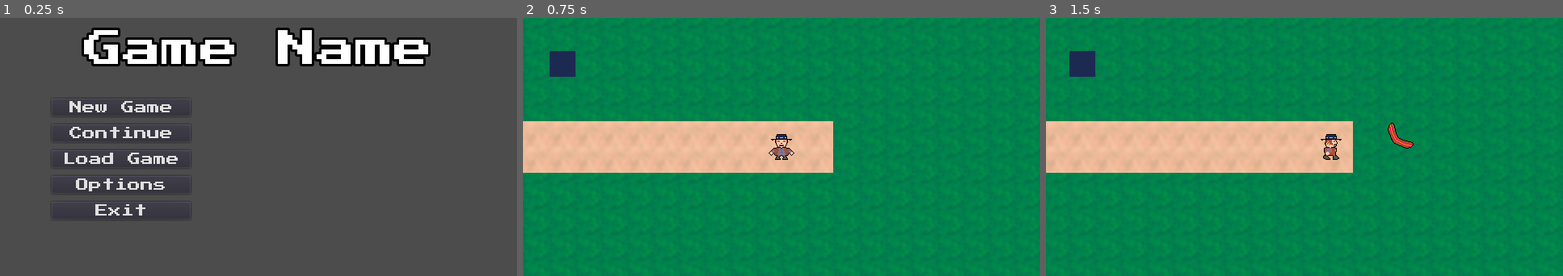
Above: before the commit, frames 1-3 (left to right).
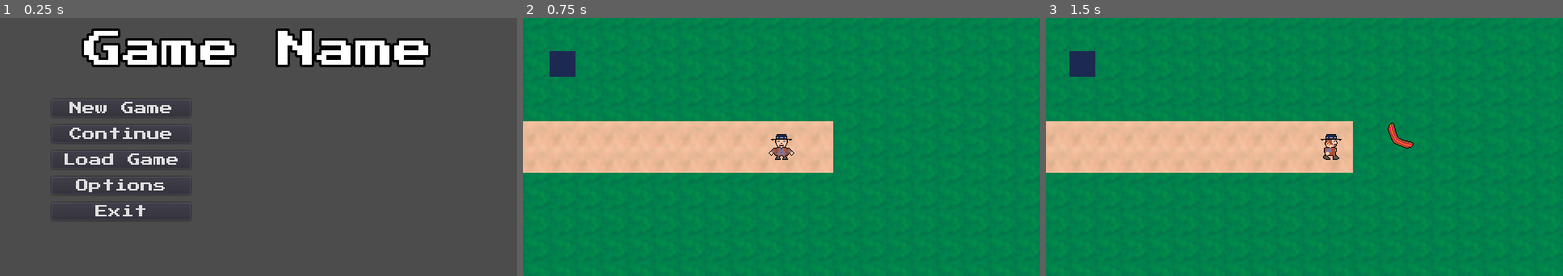
Above: after the commit, the same moments.

Repository: Beetron/2d-aussie-rpg
Game: Godot game, scene res://scene/Master.tscn
Same seed, same stepped clock (60 frames per second), same inputs: the game is played once before the commit and once after it.
Inputs (mouse positions are in pixels of both pictures, inside the frame that each line leads up to):
- Up to frame 1 (0.25 s): no input
- Up to frame 2 (0.75 s): click "New Game" at 0.5 s
- Up to frame 3 (1.5 s): tap Enter at 1.25 s; move the mouse to (1418, 134) at 1.27 s; press the mouse at (1418, 134) at 1.28 s; hold Right (ui_right) from 1.28 s (still down)

The runs differ from the first frame. In frame 1, 2.1% of the frame differs, in the area x 10-84%, y 3-77%; in frame 2, nothing differs; in frame 3, nothing differs.

Commit message:
Added basic pausing, organized some scripts & scenes

Diff:
--- a/project.godot
+++ b/project.godot
@@ -60,6 +60,11 @@
 "events": [ Object(InputEventMouseButton,"resource_local_to_scene":false,"resource_name":"","device":0,"alt":false,"shi …(212 unchanged characters)…
  ]
 }
+pause={
+"deadzone": 0.5,
+"events": [ Object(InputEventKey,"resource_local_to_scene":false,"resource_name":"","device":0,"alt":false,"shift":false,"control":false,"meta":false,"command":false,"pressed":false,"scancode":16777217,"unicode":0,"echo":false,"script":null)
+ ]
+}
 
 [layer_names]
 
--- a/scene/BossLevel.tscn
+++ b/scene/BossLevel.tscn
@@ -1,6 +1,7 @@
 [gd_scene load_steps=2 format=2]
 
-[ext_resource path="res://scene/TestLevel.tscn" type="PackedScene" id=1]
+[ext_resource path="res://scene/ProtoLevel.tscn" type="PackedScene" id=1]
+
 
 [node name="BossLevel" instance=ExtResource( 1 )]
 
--- a/scene/Enemy.tscn
+++ b/scene/Enemy.tscn
@@ -1,6 +1,6 @@
 [gd_scene load_steps=2 format=2]
 
-[ext_resource path="res://scene/Enemy.gd" type="Script" id=1]
+[ext_resource path="res://script/Enemy.gd" type="Script" id=1]
 
 [node name="Enemy" type="KinematicBody2D" groups=[
 "enemies",
--- a/scene/Explodetoad.gd
+++ /dev/null
@@ -1 +0,0 @@
-extends "res://scene/Enemy.gd"
--- a/scene/Explodetoad.tscn
+++ b/scene/Explodetoad.tscn
@@ -1,7 +1,7 @@
 [gd_scene load_steps=6 format=2]
 
 [ext_resource path="res://scene/Enemy.tscn" type="PackedScene" id=1]
-[ext_resource path="res://scene/Explodetoad.gd" type="Script" id=2]
+[ext_resource path="res://script/Explodetoad.gd" type="Script" id=2]
 [ext_resource path="res://img/explodetoad.png" type="Texture" id=3]
 
 [sub_resource type="SpriteFrames" id=1]
--- a/scene/Game.tscn
+++ b/scene/Game.tscn
@@ -1,6 +1,10 @@
-[gd_scene load_steps=2 format=2]
+[gd_scene load_steps=3 format=2]
 
 [ext_resource path="res://script/Game.gd" type="Script" id=1]
+[ext_resource path="res://scene/PauseMenu.tscn" type="PackedScene" id=2]
 
 [node name="Game" type="Node"]
+pause_mode = 2
 script = ExtResource( 1 )
+
+[node name="PauseMenu" parent="." instance=ExtResource( 2 )]
--- a/scene/Level 1.tscn
+++ b/scene/Level 1.tscn
@@ -1,6 +1,6 @@
 [gd_scene load_steps=3 format=2]
 
-[ext_resource path="res://scene/TestLevel.tscn" type="PackedScene" id=1]
+[ext_resource path="res://scene/ProtoLevel.tscn" type="PackedScene" id=1]
 [ext_resource path="res://scene/Explodetoad.tscn" type="PackedScene" id=2]
 
 [node name="Level 1" instance=ExtResource( 1 )]
--- a/scene/Level 2.tscn
+++ b/scene/Level 2.tscn
@@ -1,6 +1,6 @@
 [gd_scene load_steps=2 format=2]
 
-[ext_resource path="res://scene/TestLevel.tscn" type="PackedScene" id=1]
+[ext_resource path="res://scene/ProtoLevel.tscn" type="PackedScene" id=1]
 
 [node name="Level 2" instance=ExtResource( 1 )]
 
--- a/scene/MainMenu.tscn
+++ b/scene/MainMenu.tscn
@@ -12,22 +12,21 @@
 [sub_resource type="DynamicFont" id=2]
 font_data = ExtResource( 1 )
 
+[sub_resource type="DynamicFont" id=3]
+font_data = ExtResource( 1 )
+
 [sub_resource type="DynamicFont" id=4]
 font_data = ExtResource( 1 )
 
 [sub_resource type="DynamicFont" id=5]
 font_data = ExtResource( 1 )
 
-[sub_resource type="DynamicFont" id=3]
-font_data = ExtResource( 1 )
-
 [sub_resource type="DynamicFont" id=6]
 font_data = ExtResource( 1 )
 
 [node name="GUI" type="Control"]
-anchor_top = -0.00241814
 anchor_right = 1.0
-anchor_bottom = 0.997582
+anchor_bottom = 1.0
 script = ExtResource( 2 )
 __meta__ = {
 "_edit_group_": true,
--- /dev/null
+++ b/scene/PauseMenu.tscn
@@ -0,0 +1,35 @@
+[gd_scene load_steps=4 format=2]
+
+[ext_resource path="res://fonts/title_font.tres" type="DynamicFontData" id=1]
+[ext_resource path="res://script/PauseMenu.gd" type="Script" id=2]
+
+[sub_resource type="DynamicFont" id=1]
+font_data = ExtResource( 1 )
+
+[node name="PauseMenu" type="CanvasLayer"]
+script = ExtResource( 2 )
+
+[node name="GUI" type="Control" parent="."]
+pause_mode = 2
+visible = false
+anchor_right = 1.0
+anchor_bottom = 1.0
+__meta__ = {
+"_edit_use_anchors_": false
+}
+
+[node name="Unpause" type="Button" parent="GUI"]
+anchor_left = 0.5
+anchor_top = 0.5
+anchor_right = 0.5
+anchor_bottom = 0.5
+margin_left = -89.0
+margin_top = -50.0
+margin_right = 89.0
+margin_bottom = 50.0
+custom_fonts/font = SubResource( 1 )
+text = "Return"
+__meta__ = {
+"_edit_use_anchors_": false
+}
+[connection signal="pressed" from="GUI/Unpause" to="." method="_on_Unpause_pressed"]
--- a/scene/Player.tscn
+++ b/scene/Player.tscn
@@ -21,17 +21,17 @@
 [sub_resource type="AtlasTexture" id=4]
 flags = 4
 atlas = ExtResource( 1 )
-region = Rect2( 96, 0, 32, 32 )
+region = Rect2( 192, 0, 32, 32 )
 
 [sub_resource type="AtlasTexture" id=5]
 flags = 4
 atlas = ExtResource( 1 )
-region = Rect2( 128, 0, 32, 32 )
+region = Rect2( 224, 0, 32, 32 )
 
 [sub_resource type="AtlasTexture" id=6]
 flags = 4
 atlas = ExtResource( 1 )
-region = Rect2( 160, 0, 32, 32 )
+region = Rect2( 256, 0, 32, 32 )
 
 [sub_resource type="AtlasTexture" id=7]
 flags = 4
@@ -51,17 +51,17 @@
 [sub_resource type="AtlasTexture" id=10]
 flags = 4
 atlas = ExtResource( 1 )
-region = Rect2( 192, 0, 32, 32 )
+region = Rect2( 96, 0, 32, 32 )
 
 [sub_resource type="AtlasTexture" id=11]
 flags = 4
 atlas = ExtResource( 1 )
-region = Rect2( 224, 0, 32, 32 )
+region = Rect2( 128, 0, 32, 32 )
 
 [sub_resource type="AtlasTexture" id=12]
 flags = 4
 atlas = ExtResource( 1 )
-region = Rect2( 256, 0, 32, 32 )
+region = Rect2( 160, 0, 32, 32 )
 
 [sub_resource type="SpriteFrames" id=13]
 animations = [ {
@@ -72,7 +72,7 @@
 }, {
 "frames": [ SubResource( 4 ), SubResource( 5 ), SubResource( 6 ), SubResource( 5 ) ],
 "loop": true,
-"name": "Up",
+"name": "Left",
 "speed": 5.0
 }, {
 "frames": [ SubResource( 7 ), SubResource( 8 ), SubResource( 9 ), SubResource( 8 ) ],
@@ -82,7 +82,7 @@
 }, {
 "frames": [ SubResource( 10 ), SubResource( 11 ), SubResource( 12 ), SubResource( 11 ) ],
 "loop": true,
-"name": "Left",
+"name": "Up",
 "speed": 5.0
 } ]
 
--- a/scene/TestLevel.tscn
+++ b/scene/ProtoLevel.tscn
@@ -1,10 +1,11 @@
 [gd_scene load_steps=4 format=2]
 
-[ext_resource path="res://script/TestLevel.gd" type="Script" id=1]
+[ext_resource path="res://script/ProtoLevel.gd" type="Script" id=1]
 [ext_resource path="res://scene/Environment.tscn" type="PackedScene" id=2]
 [ext_resource path="res://scene/Player.tscn" type="PackedScene" id=3]
 
-[node name="TestLevel" type="Node2D"]
+[node name="ProtoLevel" type="Node2D"]
+pause_mode = 1
 script = ExtResource( 1 )
 
 [node name="Player" parent="." instance=ExtResource( 3 )]
--- /dev/null
+++ b/script/Explodetoad.gd
@@ -0,0 +1 @@
+extends "res://script/Enemy.gd"
--- a/script/Game.gd
+++ b/script/Game.gd
@@ -2,6 +2,7 @@
 
 var currentLevel
 var levelList = []
+var pauseActive = false
 
 func _ready():
 	initLevelList()
@@ -29,3 +30,24 @@
 	add_child(nextLevel)
 	currentLevel = nextLevel
 	return
+
+
+func _process(delta):
+	if Input.is_action_just_pressed("pause"):
+		if(!pauseActive):
+			pause()
+		else:
+			unpause()
+	return
+
+func pause():
+	get_tree().paused = true
+	$PauseMenu/GUI.show()
+	pauseActive = true
+	return
+
+func unpause():
+	$PauseMenu/GUI.hide()
+	get_tree().paused = false
+	pauseActive = false
+	return
--- /dev/null
+++ b/script/PauseMenu.gd
@@ -0,0 +1,11 @@
+extends CanvasLayer
+
+signal unpause()
+
+func _ready():
+	self.connect("unpause", get_parent(), "unpause")
+	return
+
+func _on_Unpause_pressed():
+	emit_signal("unpause")
+	return
Not shown: 1 places in scene/MainMenu.tscn that only renumber resources
Renamed: scene/Enemy.gd -> script/Enemy.gd
Renamed: script/TestLevel.gd -> script/ProtoLevel.gd
